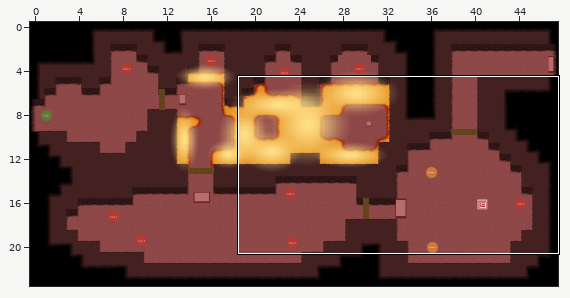
Tiled map (JSON): assets/tilemaps/level 1-1.json. Above, an overview of the earlier version with the close-up marked.
Close-up. Before the edit:
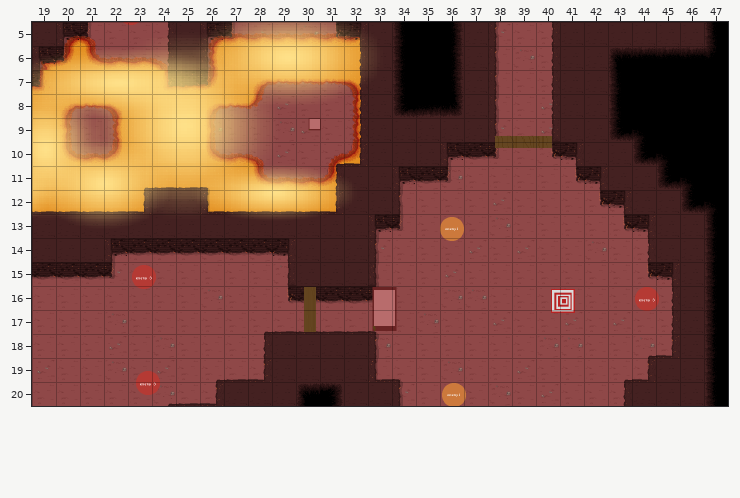
Cells are 64x64 px. Shown: x 19..47, y 5..20.
Once edited:
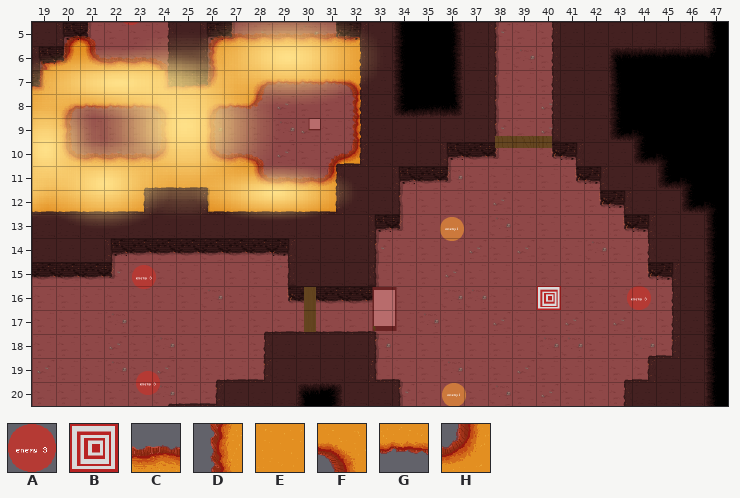
Key: from "tiles 1": A 6, B 8, C 61, D 70, E 71, F 77, G 81, H 87.
_ is an empty cell.
Objects are placed by their top-left corner, in cells (3,4 is the top-left corner of cell 3,4); size is 1x1 cell unless given.
Difference:
Layer "1":
y 8: x 22..24 FEE -> GGF
y 9: x 22..24 DEE -> __D
y 10: x 22..24 HEE -> CCH
Layer "enemies":
changed: A "enemy_3" at 44.1,16 -> A "enemy_3" at 43.8,16
Layer "interact":
changed: B "target" at 40.6,16.1 -> B "target" at 40.1,16
Where, in picture pixels (left, top, right, bottom), the same in both close-ups:
changed: (104, 103, 169, 164)
changed: (537, 286, 575, 313)
changed: (627, 286, 659, 311)
